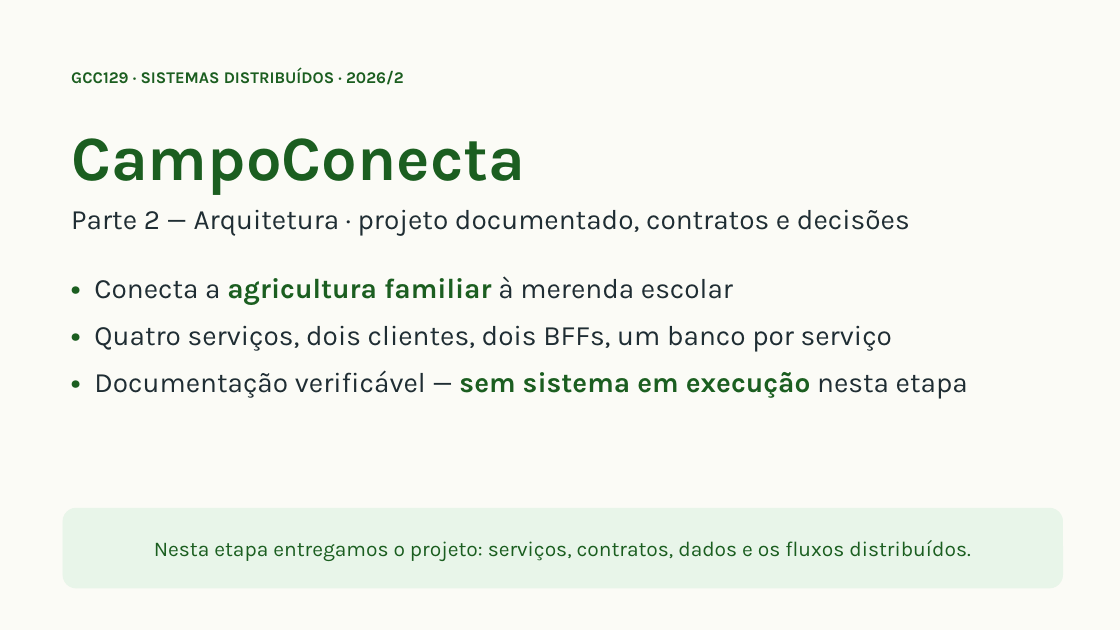
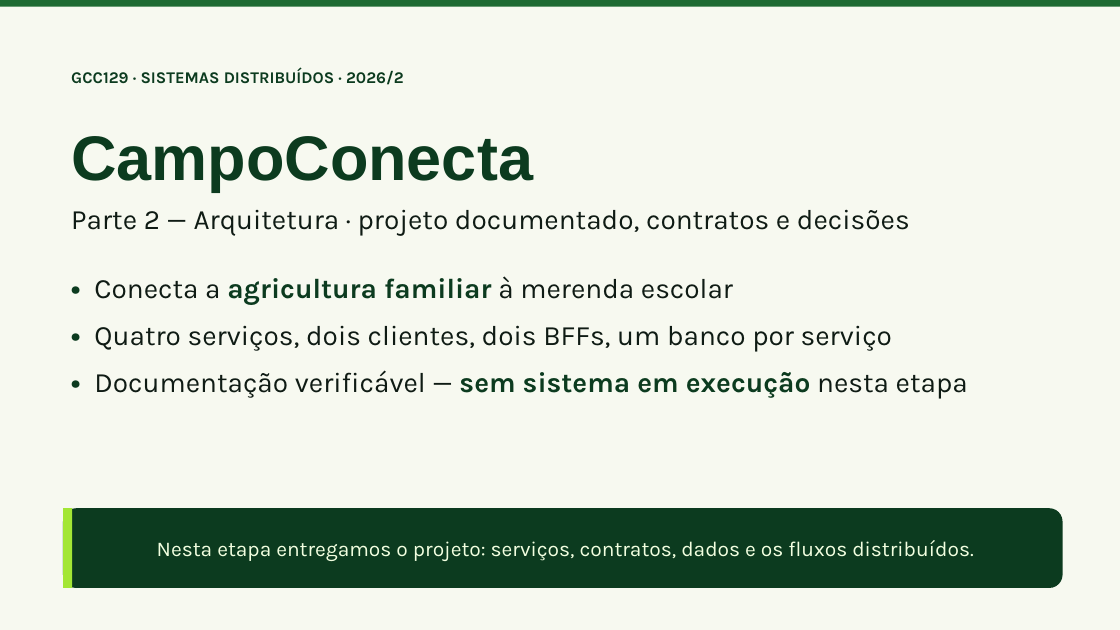
Before and after one commit to camidebem/CampoConecta, a slide deck: slide 1 of docs/parte2/slides.pptx. Drawn at 1120x630 pixels with LibreOffice and Linux fonts; fonts in the diff are those of the drawing. Boxes give left, top, right and bottom in pixels: in the first picture for what was removed or moved away, otherwise in the second. Text is boxed around its words. In the diff, an @@ line names an element or a change of style, - is before the commit and + after.

```diff
--- a/docs/parte2/slides.pptx
+++ b/docs/parte2/slides.pptx
@@ background #FBFBF6 to #F7F9F0 @@
@@ rectangle added at [0,0,1120,7], fill #1E6B33 @@
@@ text "GCC129 · SISTEMAS DISTRIBUÍDOS · ..." at [71,69,404,85]: text colour #1B5E20 to #0C3B1F @@
@@ text "CampoConecta" at [71,136,533,191]: font Karla to Arial, text colour #1B5E20 to #0C3B1F @@
@@ text "Parte 2 — Arquitetura · ..." at [71,209,910,236]: text colour #1F2D33 to #0F1B14 @@
@@ text "• Conecta a agricultura familiar ..." at [94,276,968,398]: text colour #1B5E20 to #0C3B1F in "• agricultura familiar", "•", "• sem sistema em execução"; text colour #1F2D33 to #0F1B14 in "Conecta a à merenda escolar", "Quatro serviços, dois clientes, dois BFFs, um ...", "Documentação verificável — nesta etapa" @@
@@ rounded rectangle "Nesta etapa entregamos o projeto: ..." at [63,508,1063,588]: text colour #1B5E20 to #F2FFE0; fill #E8F5E9 to #0C3B1F; outline #E8F5E9 0.75 pt to none @@
@@ rectangle added at [63,508,72,588], fill #A3E635 @@
```
Also in this commit, not shown: 9 other slides changed, 2 other files.
